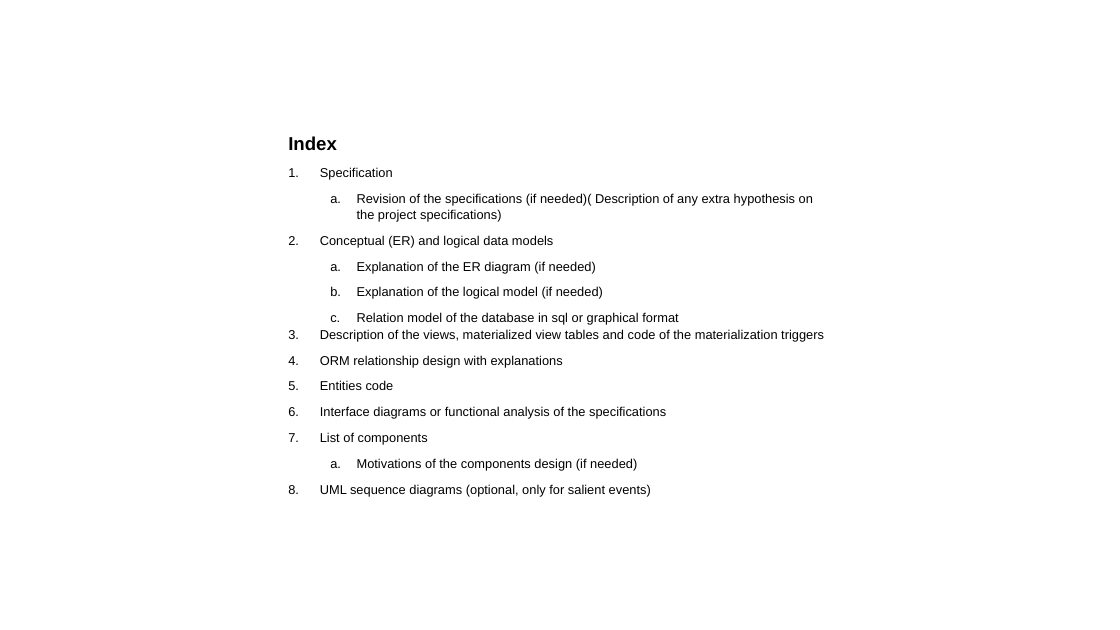
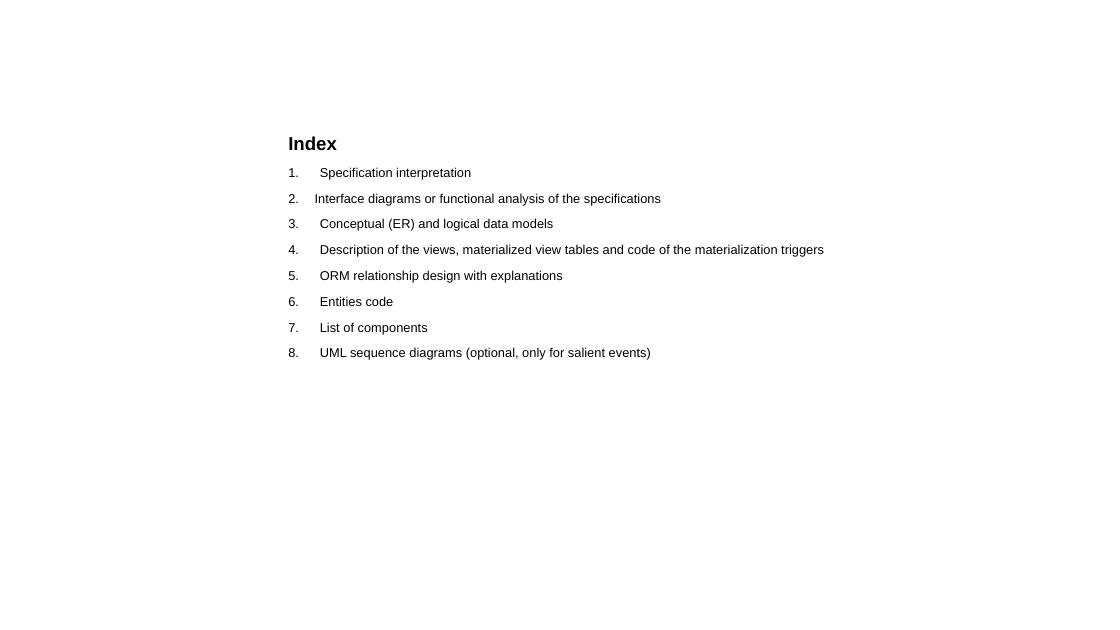
Before and after one commit to priscia99/databases-2-project, a slide deck: slide 2 of Deliverables/Report/Report.pptx. Drawn at 1120x630 pixels with LibreOffice and Linux fonts; fonts in the diff are those of the drawing. Boxes give left, top, right and bottom in pixels: in the first picture for what was removed or moved away, otherwise in the second. Text is boxed around its words. In the diff, an @@ line names an element or a change of style, - is before the commit and + after.

```diff
--- a/Deliverables/Report/Report.pptx
+++ b/Deliverables/Report/Report.pptx
@@ text at box(315, 167, 661, 205): text changed @@
-1. Specification
-  a. Revision of the specifications (if needed)( Description of any extra hypothesis on the project specifications)
+1. Specification interpretation
+2. Interface diagrams or functional analysis of the specifications
@@ text at box(357, 261, 678, 325): paragraphs removed @@
-  a. Explanation of the ER diagram (if needed)
-  b. Explanation of the logical model (if needed)
-  c. Relation model of the database in sql or graphical format
@@ text at box(320, 406, 666, 419): paragraph removed @@
-6. Interface diagrams or functional analysis of the specifications
@@ text at box(357, 458, 637, 471): paragraph removed @@
-  a. Motivations of the components design (if needed)
```
Also in this commit, not shown: 25 other slides changed, 33 slides added, 5 slides removed, 5 other files.
